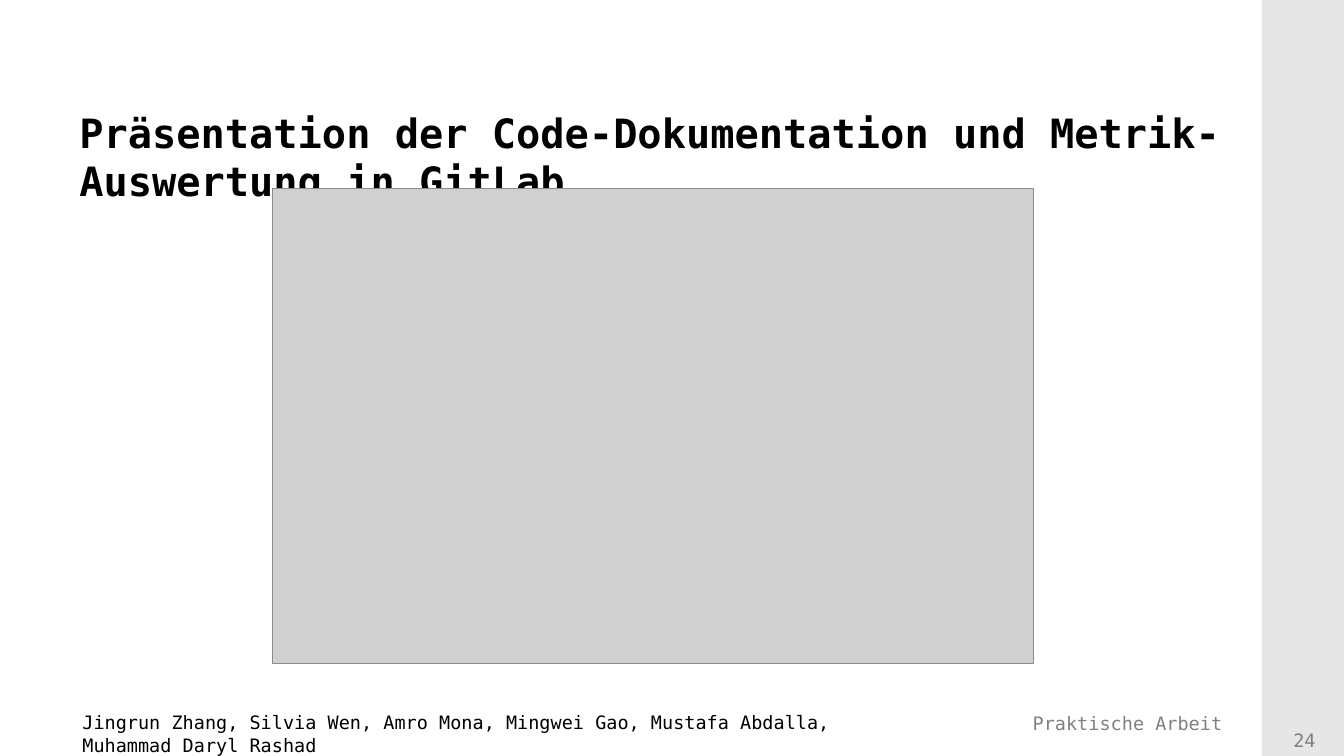
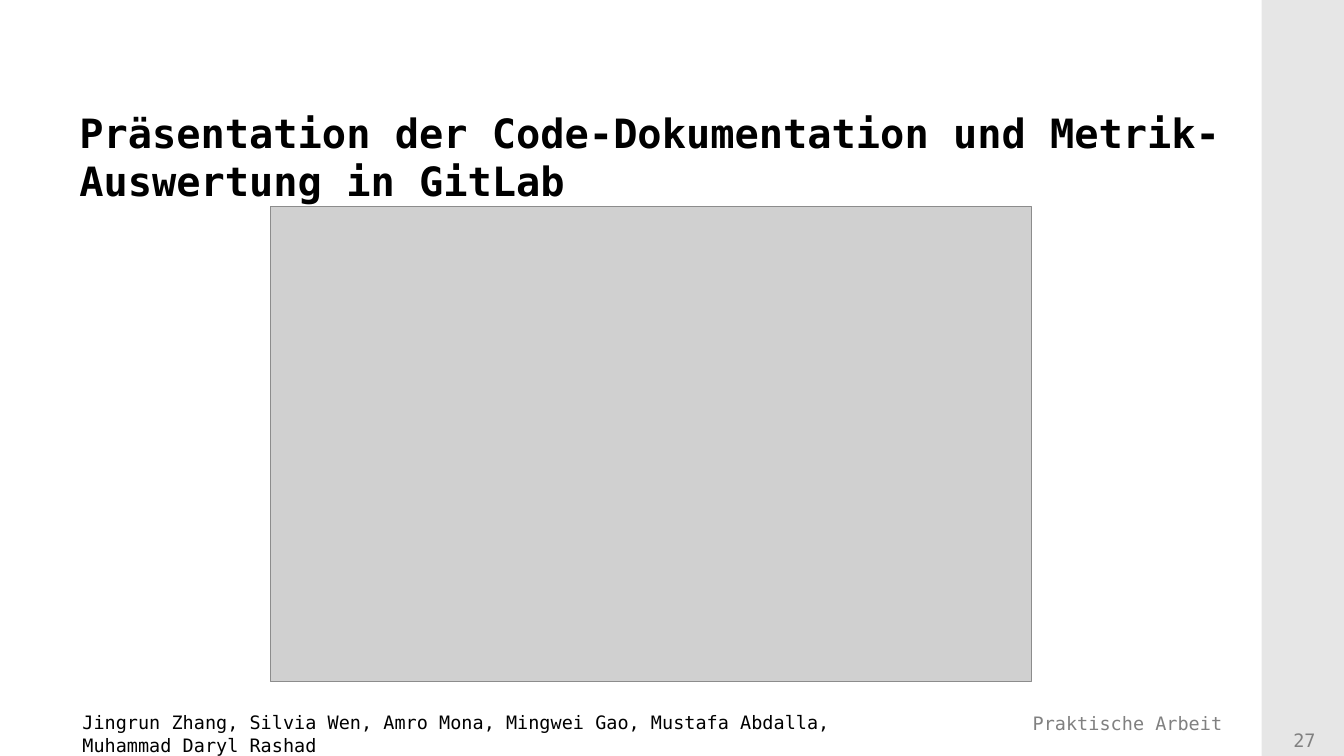
Before and after one commit to Mufasaxi/SimpleBank, a slide deck: slide 27 of prototype/Praesentation_Vorlage_OOP_2023_2_OOP.pptx (slide 24 before the commit). Drawn at 1344x756 pixels with LibreOffice and Linux fonts; fonts in the diff are those of the drawing; grey boxes stand for pictures; background and template pictures are left out. Boxes give left, top, right and bottom in pixels: in the first picture for what was removed or moved away, otherwise in the second. Text is boxed around its words. In the diff, an @@ line names an element or a change of style, - is before the commit and + after.

```diff
--- a/prototype/Praesentation_Vorlage_OOP_2023_2_OOP.pptx
+++ b/prototype/Praesentation_Vorlage_OOP_2023_2_OOP.pptx
@@ picture: place and size @@
-picture at box(272, 189, 1033, 664)
+picture at box(270, 207, 1031, 682)
@@ page number at box(1293, 733, 1315, 747): text changed @@
-24
+27
```
Also in this commit, not shown: 2 other slides changed, 3 slides added.
